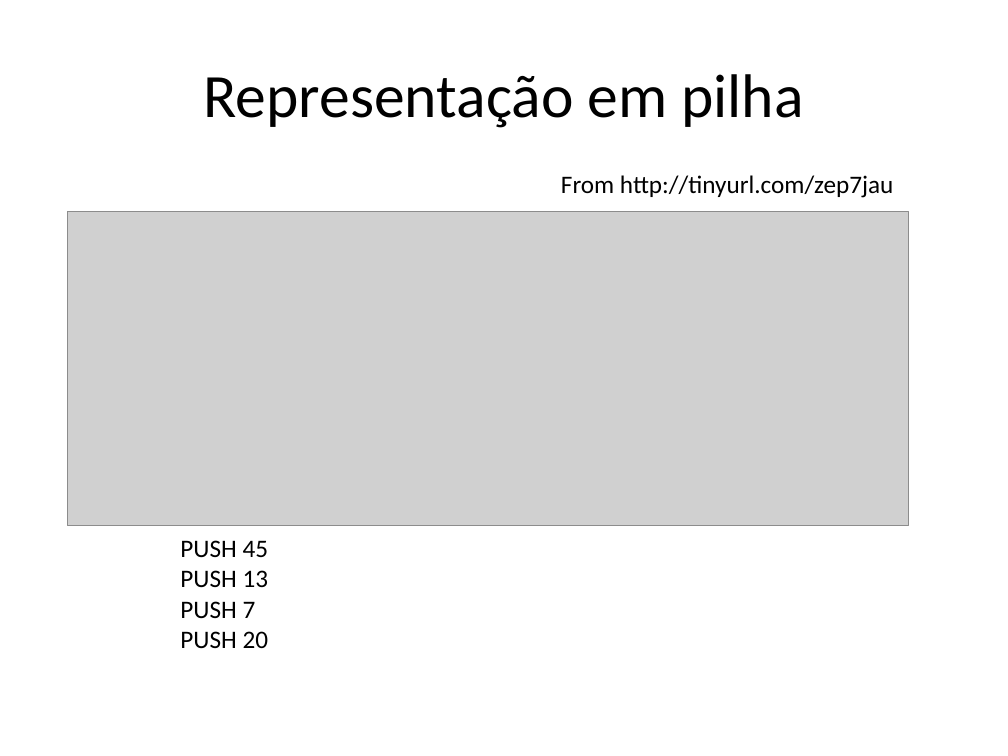
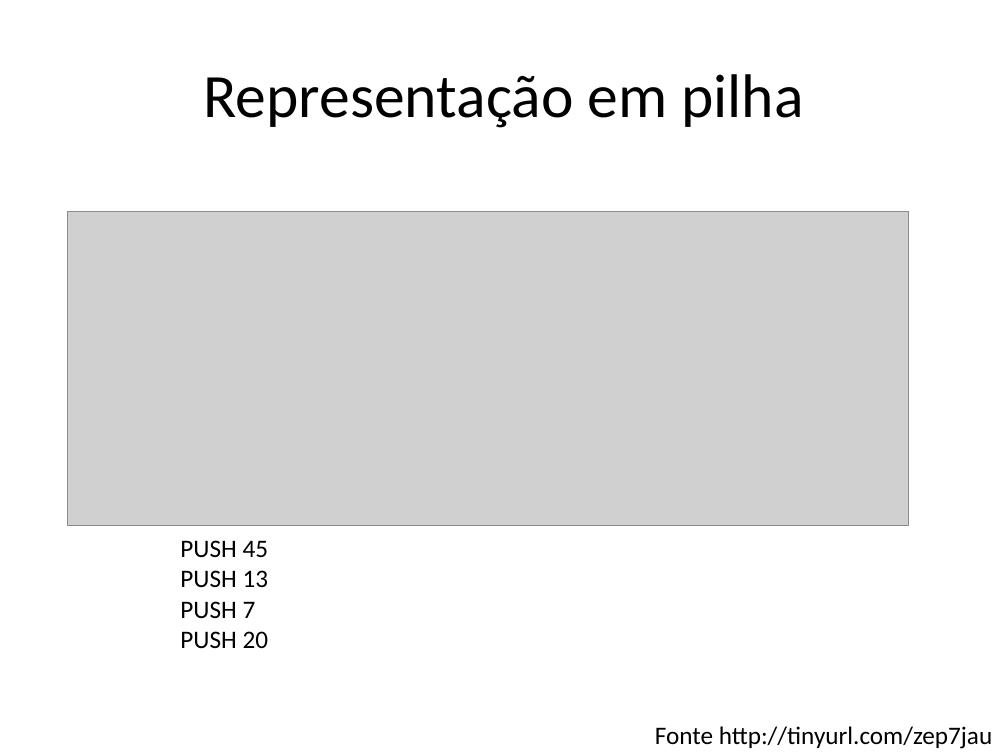
Before and after one commit to damorim/compilers-cin, a slide deck: slide 38 of slides-aulas/representacoes-intermediarias.pptx (slide 35 before the commit). Drawn at 1008x756 pixels with LibreOffice and Linux fonts; fonts in the diff are those of the drawing; grey boxes stand for pictures. Boxes give left, top, right and bottom in pixels: in the first picture for what was removed or moved away, otherwise in the second. Text is boxed around its words. In the diff, an @@ line names an element or a change of style, - is before the commit and + after.

```diff
--- a/slides-aulas/representacoes-intermediarias.pptx
+++ b/slides-aulas/representacoes-intermediarias.pptx
@@ text at box(655, 726, 992, 749): text changed @@
-From http://tinyurl.com/zep7jau
+Fonte http://tinyurl.com/zep7jau
```
Also in this commit, not shown: 11 other slides changed, 14 slides added, 1 slide removed.
